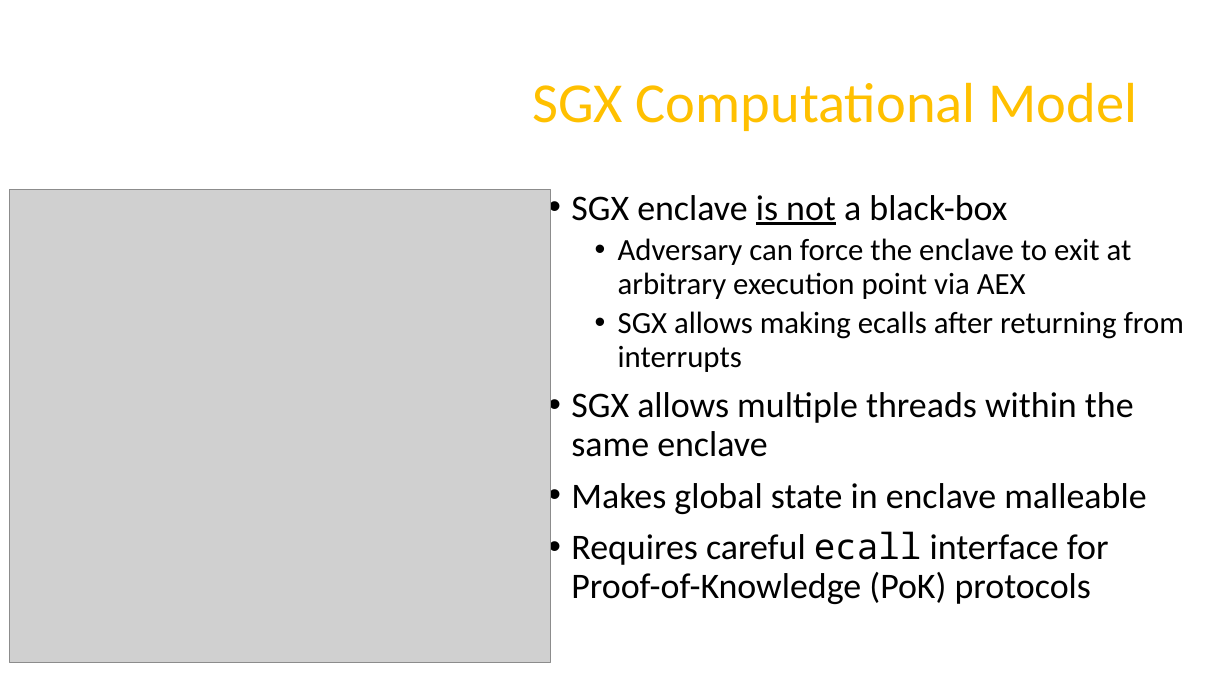
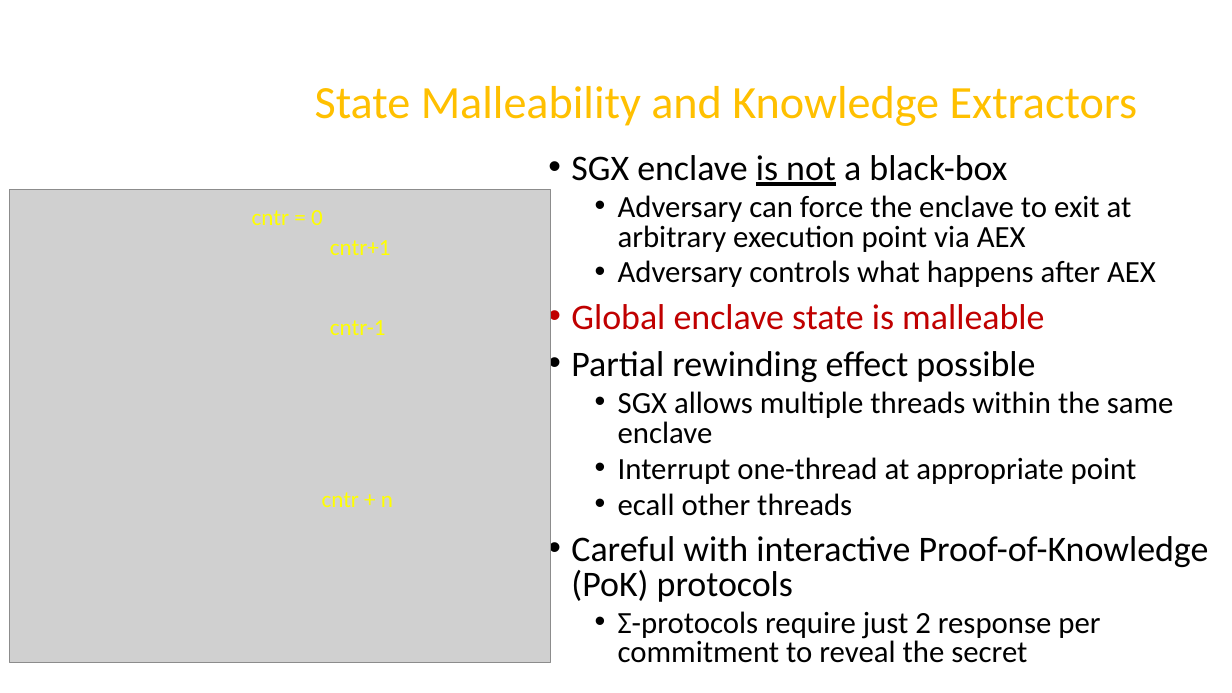
Before and after one commit to axelexic/sgx_remote_attestation_bh_17, a slide deck: slide 8 of presentation/us-17-Swami-SGX-Remote-Attestation-Is-Not-Sufficient.pptx (slide 7 before the commit). Drawn at 1232x693 pixels with LibreOffice and Linux fonts; fonts in the diff are those of the drawing; grey boxes stand for pictures; background and template pictures are left out. Boxes give left, top, right and bottom in pixels: in the first picture for what was removed or moved away, otherwise in the second. Text is boxed around its words. In the diff, an @@ line names an element or a change of style, - is before the commit and + after.

Commit message:
The final version
Final version just before the talk

```diff
--- a/presentation/us-17-Swami-SGX-Remote-Attestation-Is-Not-Sufficient.pptx
+++ b/presentation/us-17-Swami-SGX-Remote-Attestation-Is-Not-Sufficient.pptx
@@ title at [315,86,1138,126]: text changed; size 44 to 36 pt @@
-SGX Computational Model
+State Malleability and Knowledge Extractors
@@ text "SGX enclave is not a ...": place and size @@
-text "SGX enclave is not a ..." at [571,195,1184,604]
+text "SGX enclave is not a ..." at [571,155,1209,663]
@@ text at [571,155,1174,444]: size 28 to 24 pt in "SGX allows multiple threads within the same ..."; line spacing 0.9 to 0.8; list level 1 to 2 in "SGX allows multiple threads within ..." @@
@@ text added at [252,210,323,225], 18 pt, text #FFFF00 @@
+cntr = 0
@@ text added at [330,240,391,255], 18 pt, text #FFFF00 @@
+cntr+1
@@ text at [571,260,1156,382]: text changed; size 24 to 28 pt @@
-  • SGX allows making ecalls after returning from interrupts
+  • Adversary controls what happens after AEX
+• Global enclave state is malleable
+• Partial rewinding effect possible
@@ text added at [330,320,386,335], 18 pt, text #FFFF00 @@
+cntr-1
@@ text at [571,457,1209,663]: text changed; size 28 to 24 pt @@
-• Makes global state in enclave malleable
-• Requires careful ecall interface for Proof-of-Knowledge (PoK) protocols
+  • Interrupt one-thread at appropriate point
+  • ecall other threads
+• Careful with interactive Proof-of-Knowledge (PoK) protocols
+  • Σ-protocols require just 2 response per commitment to reveal the secret
@@ text added at [322,492,393,507], 18 pt, text #FFFF00 @@
+cntr + n
```
Also in this commit, not shown: 12 other slides changed, 4 slides added, 2 slides removed, 3 other files.
